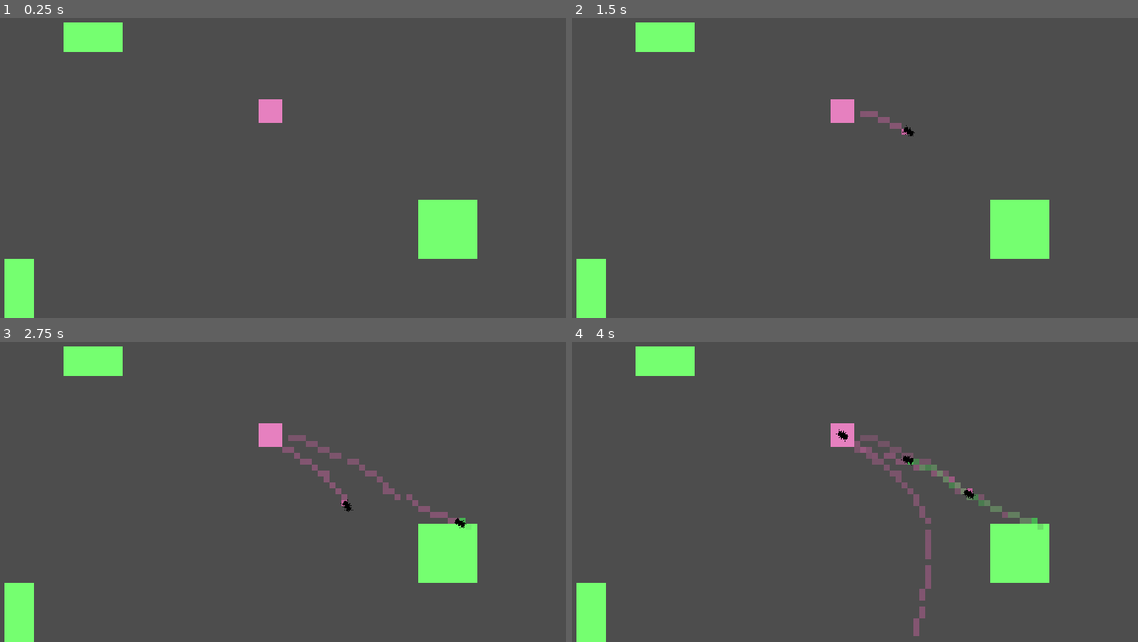
Above: before the commit, frames 1-4 (two rows, left to right).
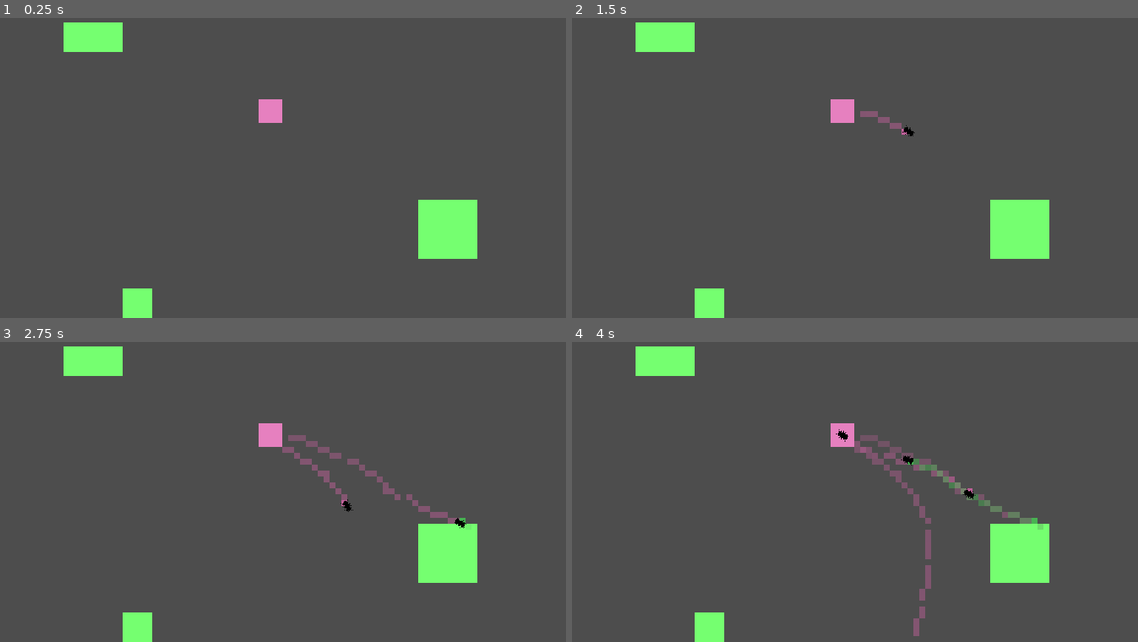
Above: after the commit, the same moments.

Repository: Guzel2/semester-6
Game: Godot game, scene res://scenes/main.tscn
Two runs of this game, one before a commit and one after it. Both use one fixed random seed, a clock stepped at 60 frames per second and the inputs below.
Inputs (mouse positions are in pixels of both pictures, inside the frame that each line leads up to):
- Up to frame 1 (0.25 s): no input
- Up to frame 2 (1.5 s): tap Enter at 0.5 s; move the mouse to (973, 123) at 0.52 s; hold D (right, bound only after the commit) 0.53-1.28 s; hold Mouse wheel down (scroll_down, bound only after the commit) 0.53-1.28 s; tap Mouse wheel up (scroll_up, bound only after the commit) at 0.8, 1.35 s; move the mouse to (724, 159) at 1.27 s; hold S (down, bound only after the commit) from 1.28 s (still down)
- Up to frame 3 (2.75 s): tap Mouse wheel down (scroll_down, bound only after the commit) at 1.55 s; tap Space at 2 s; move the mouse to (328, 387) at 2.02 s; release S (down, bound only after the commit) at 2.03 s; hold D (right, bound only after the commit) from 2.03 s (still down); hold Mouse wheel down (scroll_down, bound only after the commit) from 2.03 s (still down); tap Mouse wheel up (scroll_up, bound only after the commit) at 2.3 s
- Up to frame 4 (4 s): move the mouse to (815, 537) at 2.77 s; release D (right, bound only after the commit) at 2.78 s; release Mouse wheel down (scroll_down, bound only after the commit) at 2.78 s; hold W (up, bound only after the commit) 2.78-3.53 s; tap Mouse wheel up (scroll_up, bound only after the commit) at 2.85, 3.8 s; tap Mouse wheel down (scroll_down, bound only after the commit) at 3.05 s; move the mouse to (1019, 519) at 3.52 s; hold A (left, bound only after the commit) from 3.53 s (still down); hold Mouse wheel down (scroll_down, bound only after the commit) from 3.53 s (still down)

The runs differ from the first frame. In frame 1, 1.5% of the frame differs, in the area x 0-27%, y 80-100%; in frame 2, 1.5%; in frame 3, 1.5%; in frame 4, 1.5%.

Commit message:
added camera controls and simulation speed

Diff:
--- a/bachelor_project/project.godot
+++ b/bachelor_project/project.godot
@@ -27,6 +27,47 @@
 window/size/window_height_override=600
 window/stretch/mode="canvas_items"
 
+[gui]
+
+timers/tooltip_delay_sec=0.35
+
+[input]
+
+scroll_up={
+"deadzone": 0.5,
+"events": [Object(InputEventMouseButton,"resource_local_to_scene":false,"resource_name":"","device":-1,"window_id":0,"alt_pressed":false,"shift_pressed":false,"ctrl_pressed":false,"meta_pressed":false,"button_mask":0,"position":Vector2(0, 0),"global_position":Vector2(0, 0),"factor":1.0,"button_index":4,"canceled":false,"pressed":false,"double_click":false,"script":null)
+]
+}
+scroll_down={
+"deadzone": 0.5,
+"events": [Object(InputEventMouseButton,"resource_local_to_scene":false,"resource_name":"","device":-1,"window_id":0,"alt_pressed":false,"shift_pressed":false,"ctrl_pressed":false,"meta_pressed":false,"button_mask":0,"position":Vector2(0, 0),"global_position":Vector2(0, 0),"factor":1.0,"button_index":5,"canceled":false,"pressed":false,"double_click":false,"script":null)
+]
+}
+left={
+"deadzone": 0.5,
+"events": [Object(InputEventKey,"resource_local_to_scene":false,"resource_name":"","device":-1,"window_id":0,"alt_pressed":false,"shift_pressed":false,"ctrl_pressed":false,"meta_pressed":false,"pressed":false,"keycode":0,"physical_keycode":65,"key_label":0,"unicode":97,"echo":false,"script":null)
+, Object(InputEventKey,"resource_local_to_scene":false,"resource_name":"","device":-1,"window_id":0,"alt_pressed":false,"shift_pressed":false,"ctrl_pressed":false,"meta_pressed":false,"pressed":false,"keycode":0,"physical_keycode":4194319,"key_label":0,"unicode":0,"echo":false,"script":null)
+]
+}
+right={
+"deadzone": 0.5,
+"events": [Object(InputEventKey,"resource_local_to_scene":false,"resource_name":"","device":-1,"window_id":0,"alt_pressed":false,"shift_pressed":false,"ctrl_pressed":false,"meta_pressed":false,"pressed":false,"keycode":0,"physical_keycode":68,"key_label":0,"unicode":100,"echo":false,"script":null)
+, Object(InputEventKey,"resource_local_to_scene":false,"resource_name":"","device":-1,"window_id":0,"alt_pressed":false,"shift_pressed":false,"ctrl_pressed":false,"meta_pressed":false,"pressed":false,"keycode":0,"physical_keycode":4194321,"key_label":0,"unicode":0,"echo":false,"script":null)
+]
+}
+up={
+"deadzone": 0.5,
+"events": [Object(InputEventKey,"resource_local_to_scene":false,"resource_name":"","device":-1,"window_id":0,"alt_pressed":false,"shift_pressed":false,"ctrl_pressed":false,"meta_pressed":false,"pressed":false,"keycode":0,"physical_keycode":87,"key_label":0,"unicode":119,"echo":false,"script":null)
+, Object(InputEventKey,"resource_local_to_scene":false,"resource_name":"","device":-1,"window_id":0,"alt_pressed":false,"shift_pressed":false,"ctrl_pressed":false,"meta_pressed":false,"pressed":false,"keycode":0,"physical_keycode":4194320,"key_label":0,"unicode":0,"echo":false,"script":null)
+]
+}
+down={
+"deadzone": 0.5,
+"events": [Object(InputEventKey,"resource_local_to_scene":false,"resource_name":"","device":-1,"window_id":0,"alt_pressed":false,"shift_pressed":false,"ctrl_pressed":false,"meta_pressed":false,"pressed":false,"keycode":0,"physical_keycode":83,"key_label":0,"unicode":115,"echo":false,"script":null)
+, Object(InputEventKey,"resource_local_to_scene":false,"resource_name":"","device":-1,"window_id":0,"alt_pressed":false,"shift_pressed":false,"ctrl_pressed":false,"meta_pressed":false,"pressed":false,"keycode":0,"physical_keycode":4194322,"key_label":0,"unicode":0,"echo":false,"script":null)
+]
+}
+
 [rendering]
 
 textures/canvas_textures/default_texture_filter=0
--- /dev/null
+++ b/bachelor_project/scripts/UI.gd
@@ -0,0 +1,7 @@
+class_name UI
+extends Node2D
+
+@export var ant_manager : AntManager
+
+func _on_simulation_speed_value_changed(value):
+	ant_manager.simulation_speed = value
--- a/bachelor_project/scripts/ant_manager.gd
+++ b/bachelor_project/scripts/ant_manager.gd
@@ -43,6 +43,9 @@
 func update_simulation_speed():
 	var ants = get_children()
 	for ant in ants:
+		if ant == home_visual:
+			continue
+
 		ant.simulation_speed = simulation_speed
 
 	if home_scent_manager:
--- /dev/null
+++ b/bachelor_project/scripts/camera.gd
@@ -0,0 +1,58 @@
+class_name Camera
+extends Camera2D
+
+@export var UI : Node2D
+
+var scroll_multiplier = 1.25
+
+var move_speed = 30
+var friction = .9
+
+var dir = Vector2(0, 0)
+
+func _input(event):
+	if event.is_action_pressed("scroll_down"):
+		change_zoom(1.0 / scroll_multiplier)
+
+	if event.is_action_pressed("scroll_up"):
+		change_zoom(scroll_multiplier)
+
+func _physics_process(delta):
+	movement(delta)
+
+func movement(delta):
+	var temp_dir = Vector2(0, 0)
+
+	if Input.is_action_pressed("up"):
+		temp_dir += Vector2.UP
+	if Input.is_action_pressed("down"):
+		temp_dir += Vector2.DOWN
+	if Input.is_action_pressed("left"):
+		temp_dir += Vector2.LEFT
+	if Input.is_action_pressed("right"):
+		temp_dir += Vector2.RIGHT
+
+	if position.x < 0:
+		temp_dir.x += 1
+	if position.x > 1000:
+		temp_dir.x -= 1
+
+	if position.y < 0:
+		temp_dir.y += 1
+	if position.y > 1000:
+		temp_dir.y -= 1
+
+	dir += temp_dir.normalized()
+
+	position += dir * delta / zoom * move_speed
+
+	dir *= pow(friction, 60 * delta)
+
+func change_zoom(multiplier: float):
+	zoom *= multiplier
+	UI.scale /= multiplier
+
+	#adjust camera position according to mouse
+	#var mouse_pos = get_global_mouse_position()
+	#var dir_from_mouse = position - mouse_pos
+	#position = mouse_pos + dir_from_mouse * (1.0 / multiplier)
--- a/bachelor_project/scripts/food_manager.gd
+++ b/bachelor_project/scripts/food_manager.gd
@@ -25,8 +25,8 @@
 				line.append(null)
 			food_visual_list.append(line)
 
-	for x in range(5, 10):
-		for y in range(50, 65):
+	for x in range(25, 30):
+		for y in range(55, 65):
 			add_new_food(Vector2i(x, y))
 
 	for x in range(15, 25):
Not shown, added: bachelor_project/scenes/maiE964.tmp
